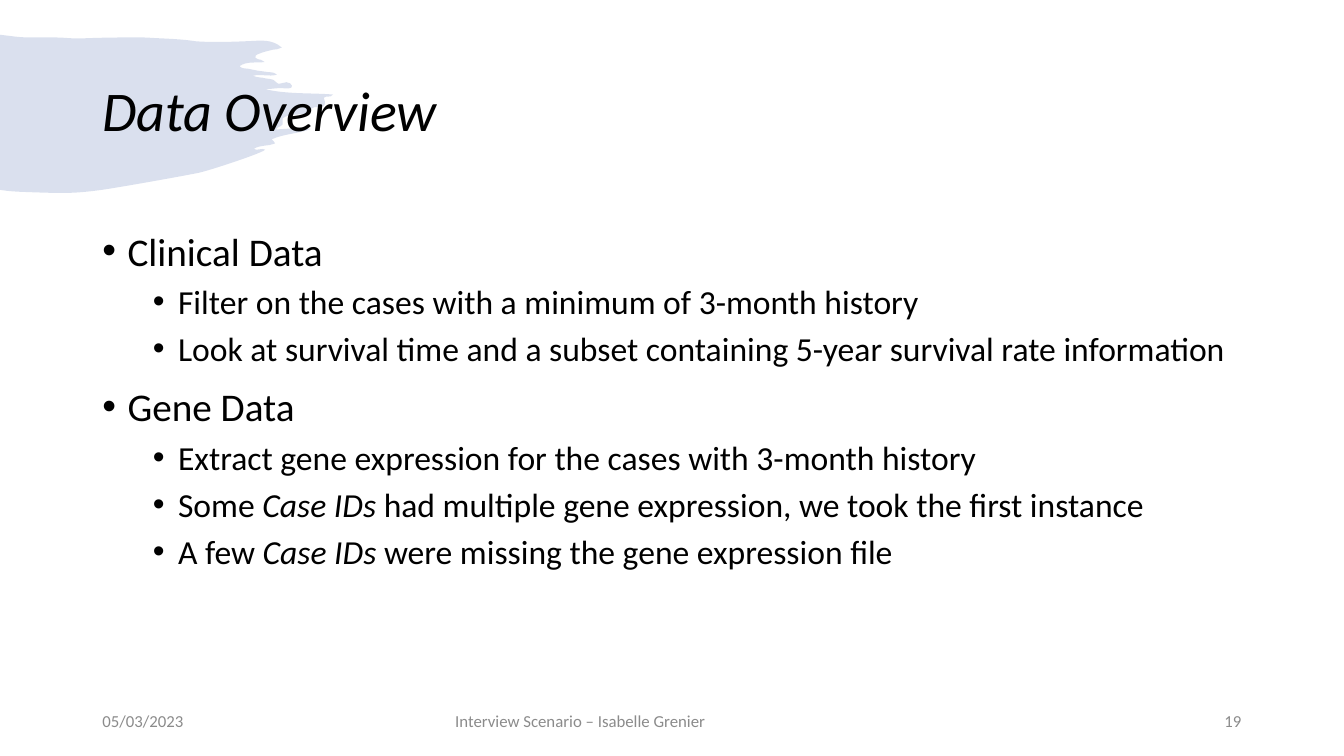
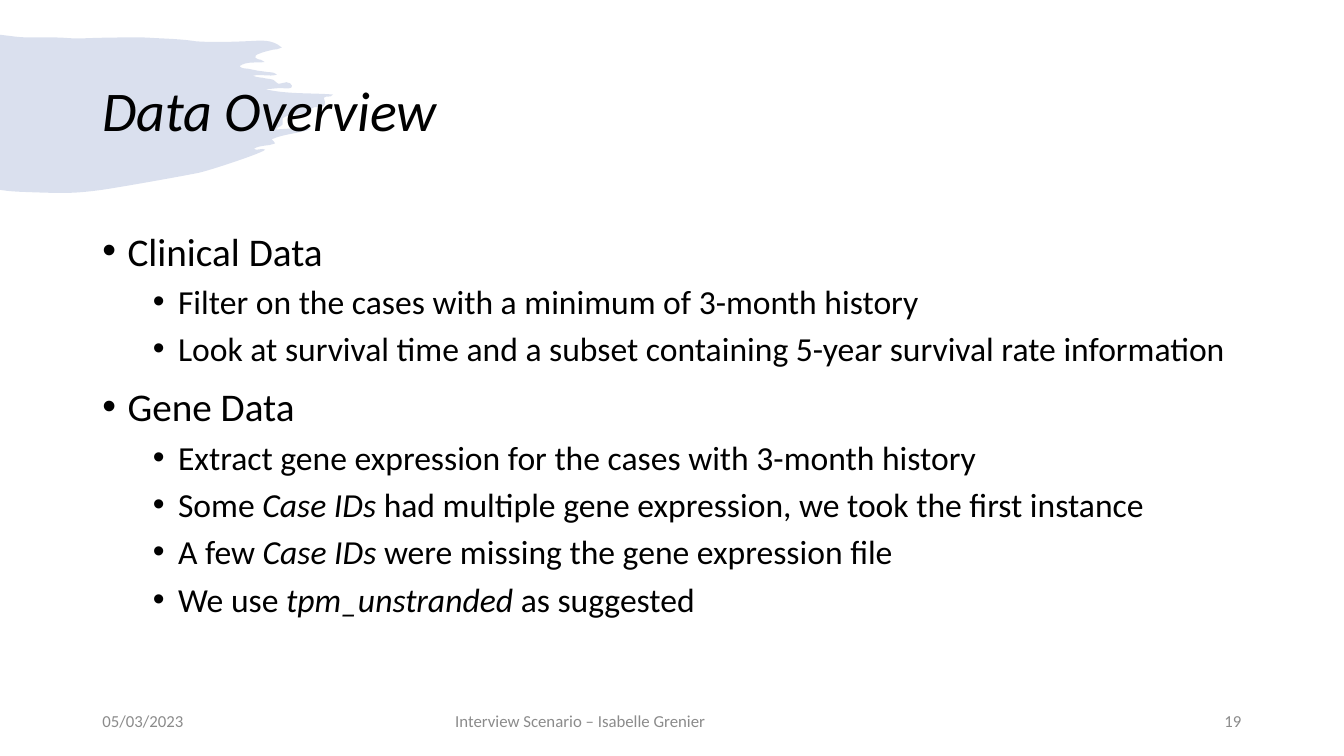
Before and after one commit to igrenier/TCGA_BRCA, a slide deck: slide 19 of presentation_05032023.pptx. Drawn at 1344x756 pixels with LibreOffice and Linux fonts; fonts in the diff are those of the drawing. Boxes give left, top, right and bottom in pixels: in the first picture for what was removed or moved away, otherwise in the second. Text is boxed around its words. In the diff, an @@ line names an element or a change of style, - is before the commit and + after.

```diff
--- a/presentation_05032023.pptx
+++ b/presentation_05032023.pptx
@@ text at <box>178,588,695,618</box>: paragraph added @@
+  • We use tpm_unstranded as suggested
```
Also in this commit, not shown: 7 other slides changed, 1 slide added.
